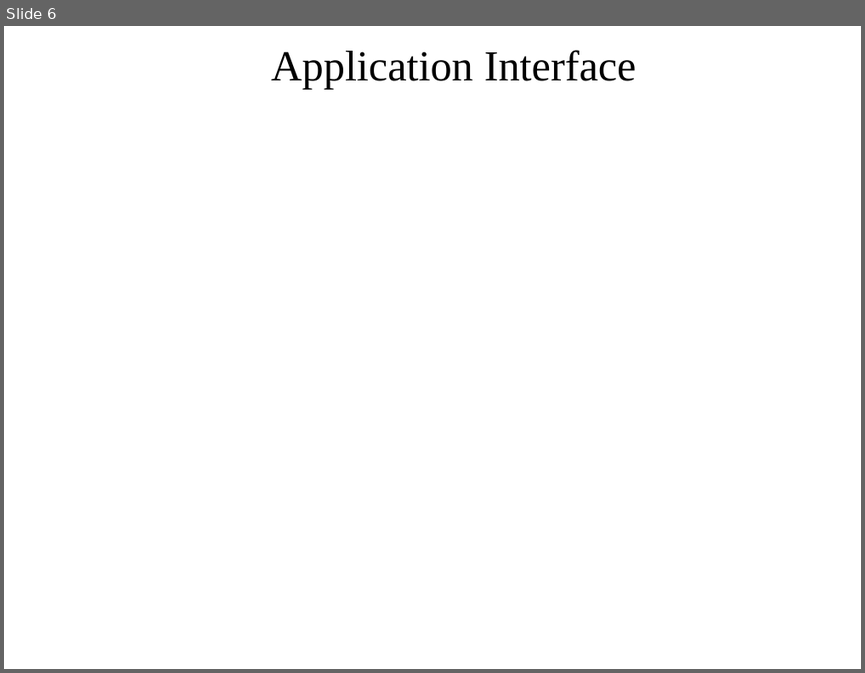
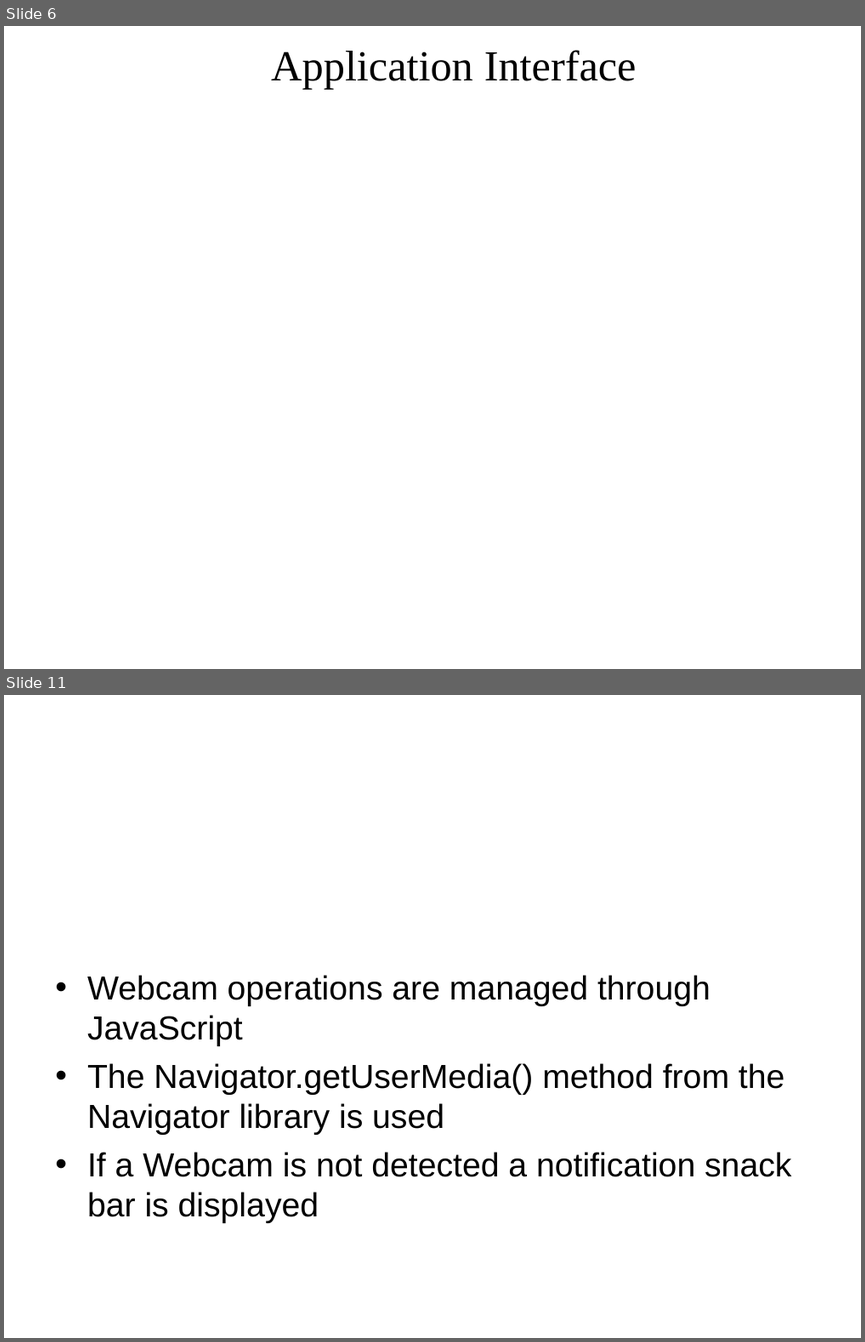
Before and after one commit to AlexSorinDragomir/EmotionalRecogntion, a slide deck: Bachelor's thesis.ppt. Shown one above the other, each under a label of ours: slide 6 before the commit, slides 6 and 11 after it; the slides between them are not shown. The pictures are 865x673 and 865x1342 pixels, drawn with LibreOffice and Linux fonts; fonts in the diff are those of the drawing; background and template pictures are left out. Boxes give left, top, right and bottom in pixels: in the first picture for what was removed or moved away, otherwise in the second. Text is boxed around its words. In the diff, an @@ line names an element or a change of style, - is before the commit and + after.

```diff
--- a/Bachelor's thesis.ppt
+++ b/Bachelor's thesis.ppt
@@ slide 11 added at [4, 695, 861, 1338], background picture (left out) @@
@@ title added at [46, 721, 818, 828], 44 pt, text #FFFFFF @@
+Webcam Capture
@@ text added at [87, 975, 791, 1223], 28 pt, text #000000 @@
+• Webcam operations are managed through JavaScript
+• The Navigator.getUserMedia() method from the Navigator library is used
+• If a Webcam is not detected a notification snack bar is displayed
```
Also in this commit, not shown: 3 slides changed, 10 other slides added.
